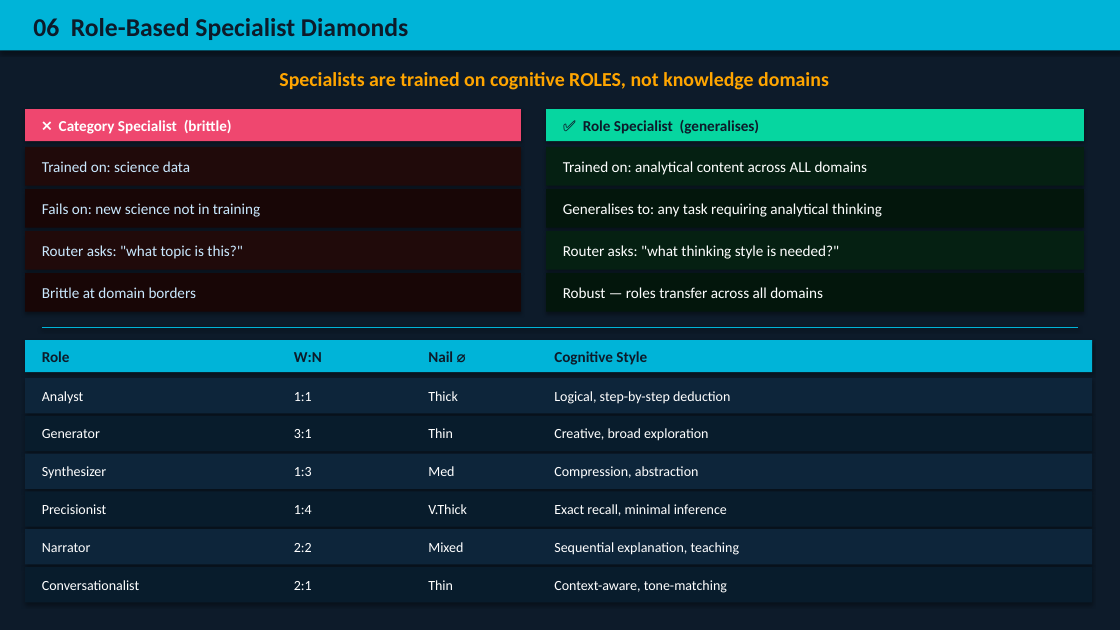
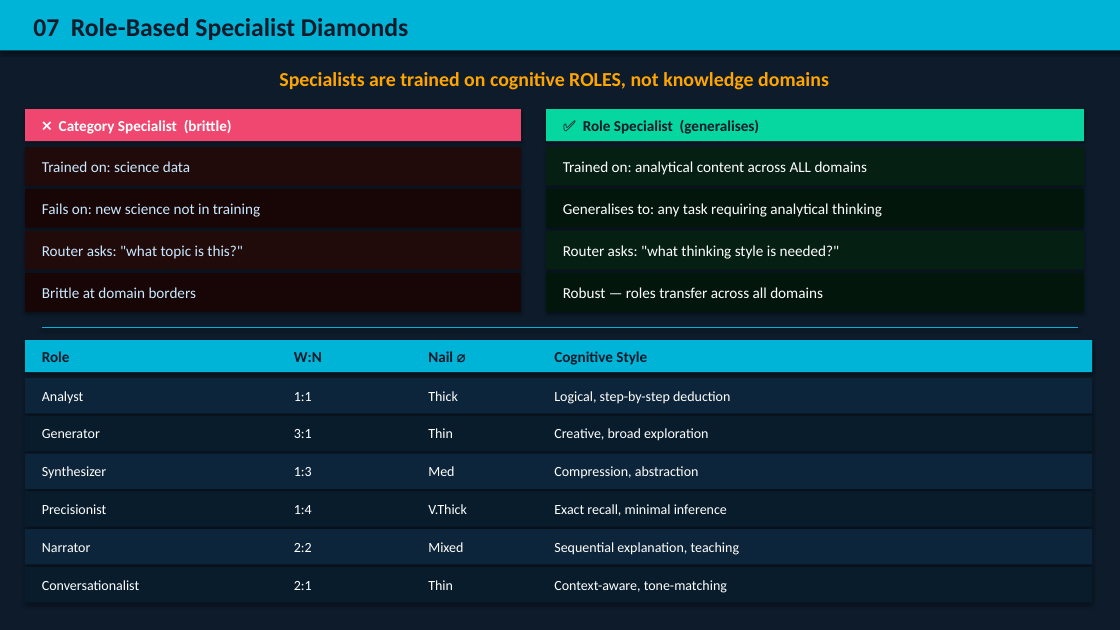
Before and after one commit to sppfizer/thinker, a slide deck: slide 8 of PRM-Design.pptx (slide 7 before the commit). Drawn at 1120x630 pixels with LibreOffice and Linux fonts; fonts in the diff are those of the drawing. Boxes give left, top, right and bottom in pixels: in the first picture for what was removed or moved away, otherwise in the second. Text is boxed around its words. In the diff, an @@ line names an element or a change of style, - is before the commit and + after.

```diff
--- a/PRM-Design.pptx
+++ b/PRM-Design.pptx
@@ text at (x1=33, y1=18, x2=408, y2=40): text changed @@
-06 Role-Based Specialist Diamonds
+07 Role-Based Specialist Diamonds
```
Also in this commit, not shown: 5 other slides changed, 1 slide added, 6 other files.
